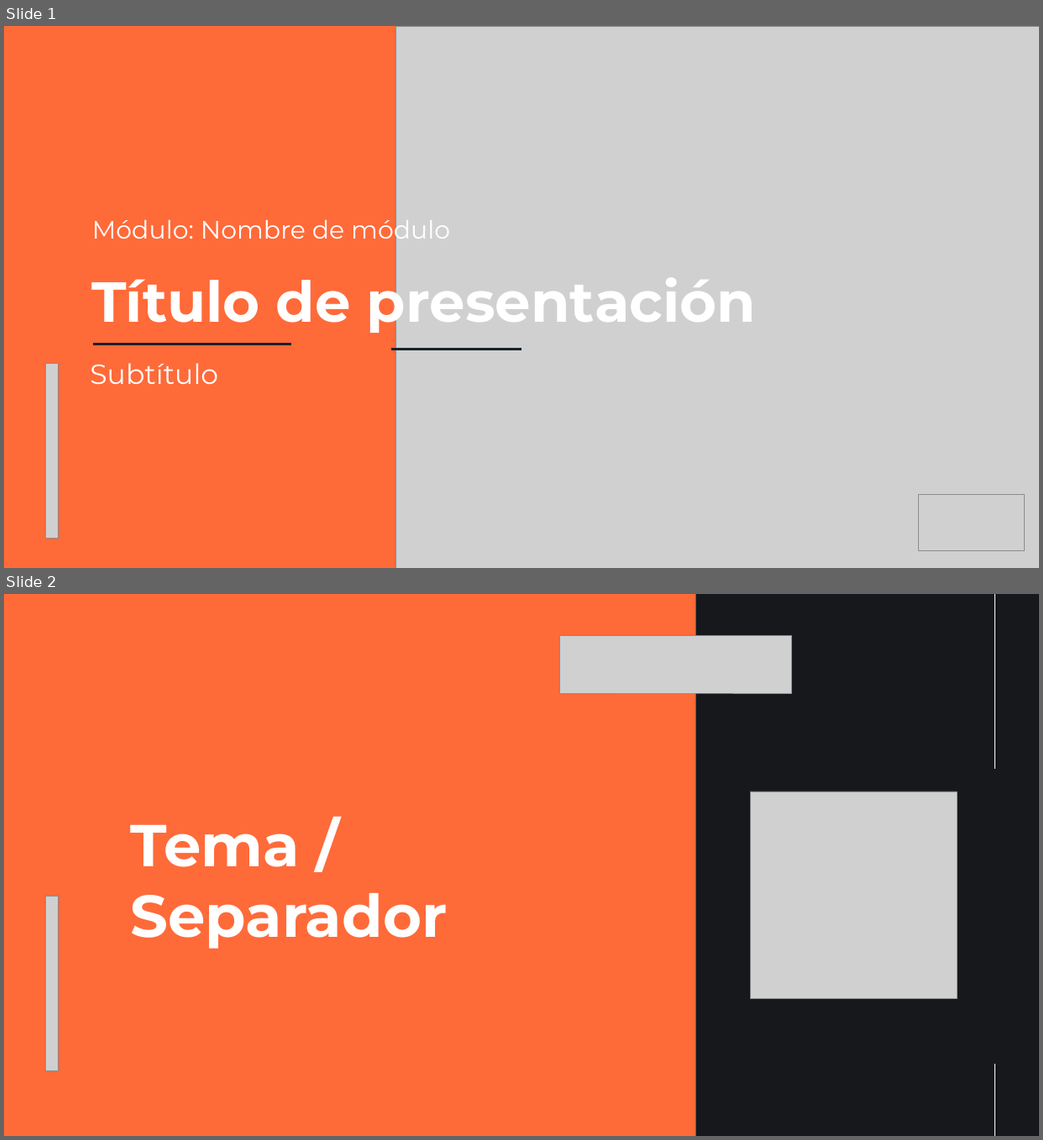
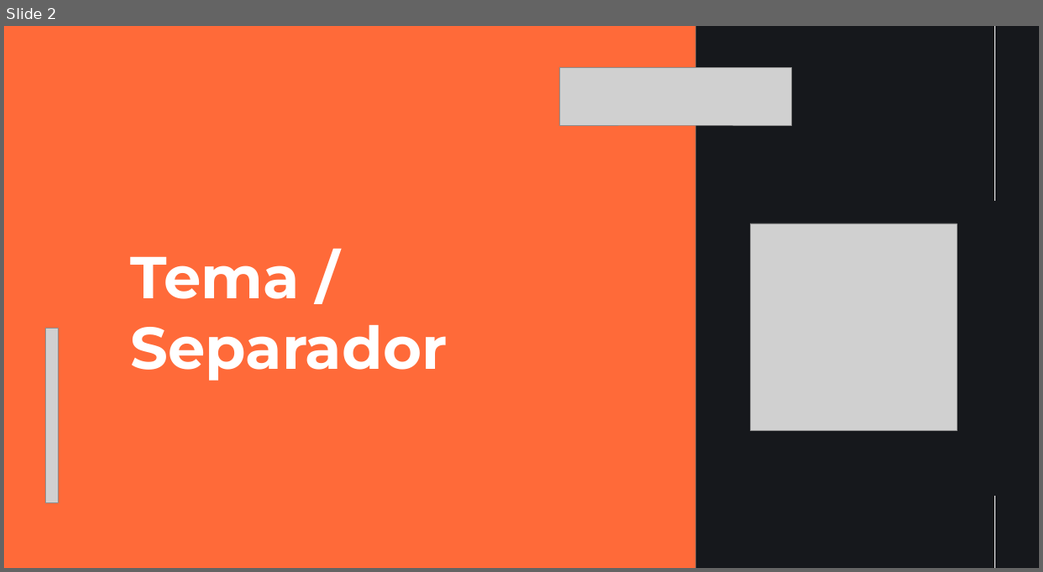
Before and after one commit to vidaldurazo/Prototype_Day_BEDU, a slide deck: Slides.pptx. Shown one above the other, each under a label of ours: slides 1 and 2 before the commit, slide 2 after it. The pictures are 1043x1140 and 1043x572 pixels, drawn with LibreOffice and Linux fonts; fonts in the diff are those of the drawing; grey boxes stand for pictures. Boxes give left, top, right and bottom in pixels: in the first picture for what was removed or moved away, otherwise in the second. Text is boxed around its words. In the diff, an @@ line names an element or a change of style, - is before the commit and + after.

```diff
--- a/Slides.pptx
+++ b/Slides.pptx
@@ slide 1 removed at (4, 26, 1039, 568), background #FF6A39 @@
@@ picture removed at (396, 26, 1039, 568) @@
@@ text removed at (92, 214, 450, 244) @@
-Módulo: Nombre de módulo
@@ text removed at (91, 267, 756, 335) @@
-Título de presentación
@@ line removed from (93, 344) to (291, 344) @@
@@ line removed from (390, 349) to (521, 349) @@
@@ picture removed at (45, 363, 58, 538) @@
@@ text removed at (90, 363, 218, 384) @@
-Subtítulo
@@ picture removed at (918, 495, 1024, 551) @@
```
Also in this commit, not shown: 1 slide changed, 1 slide added.
